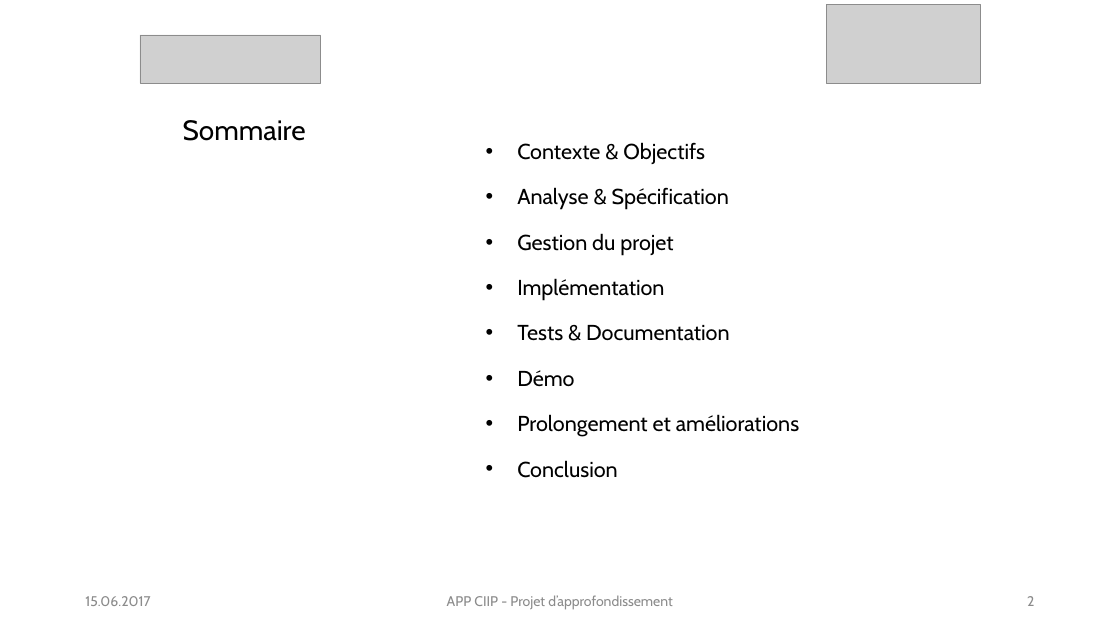
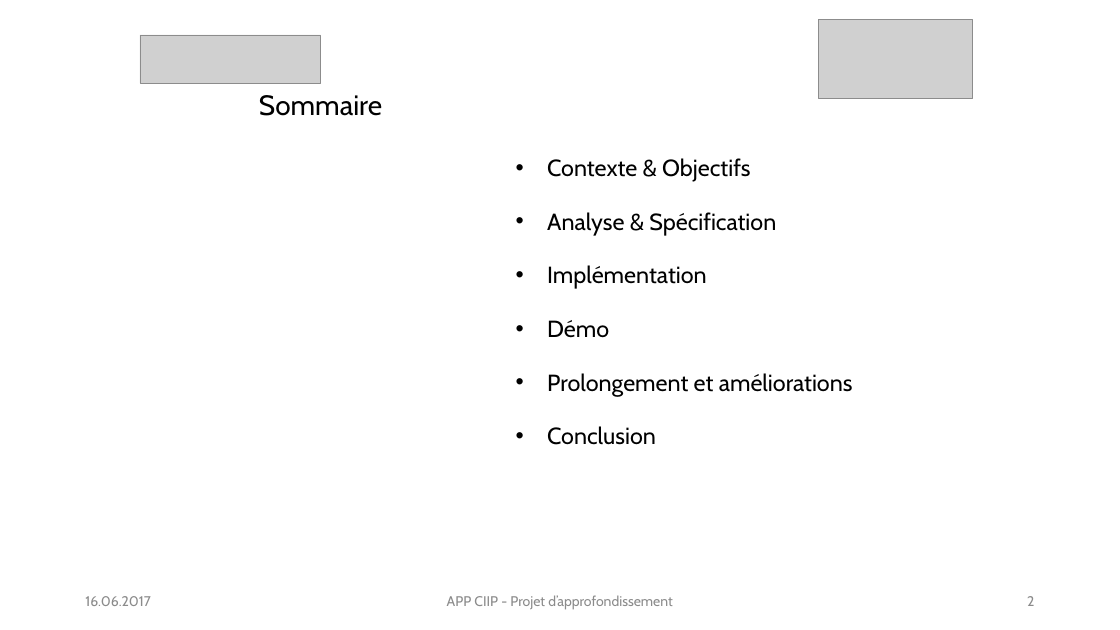
Before and after one commit to gaelteguia/appciip, a slide deck: slide 2 of Defense PA GTT.pptx. Drawn at 1120x630 pixels with LibreOffice and Linux fonts; fonts in the diff are those of the drawing; grey boxes stand for pictures. Boxes give left, top, right and bottom in pixels: in the first picture for what was removed or moved away, otherwise in the second. Text is boxed around its words. In the diff, an @@ line names an element or a change of style, - is before the commit and + after.

```diff
--- a/Defense PA GTT.pptx
+++ b/Defense PA GTT.pptx
@@ picture: place and size @@
-picture at [826, 4, 980, 83]
+picture at [819, 19, 973, 98]
@@ title "Sommaire": place and size @@
-title "Sommaire" at [183, 120, 306, 141]
+title "Sommaire" at [259, 95, 382, 116]
@@ subtitle "Contexte & Objectifs": place and size @@
-subtitle "Contexte & Objectifs" at [517, 142, 799, 478]
+subtitle "Contexte & Objectifs" at [547, 158, 853, 445]
@@ subtitle "Contexte & Objectifs" at [547, 158, 853, 445]: size 18.5 to 20 pt; line spacing 1.3 to 1.5 @@
@@ subtitle at [517, 233, 673, 255]: paragraph removed @@
-• Gestion du projet
@@ subtitle at [517, 325, 730, 341]: paragraph removed @@
-• Tests & Documentation
@@ text at [85, 596, 151, 606]: text changed @@
-15.06.2017
+16.06.2017
```
Also in this commit, not shown: 12 other slides changed, 2 slides removed.
